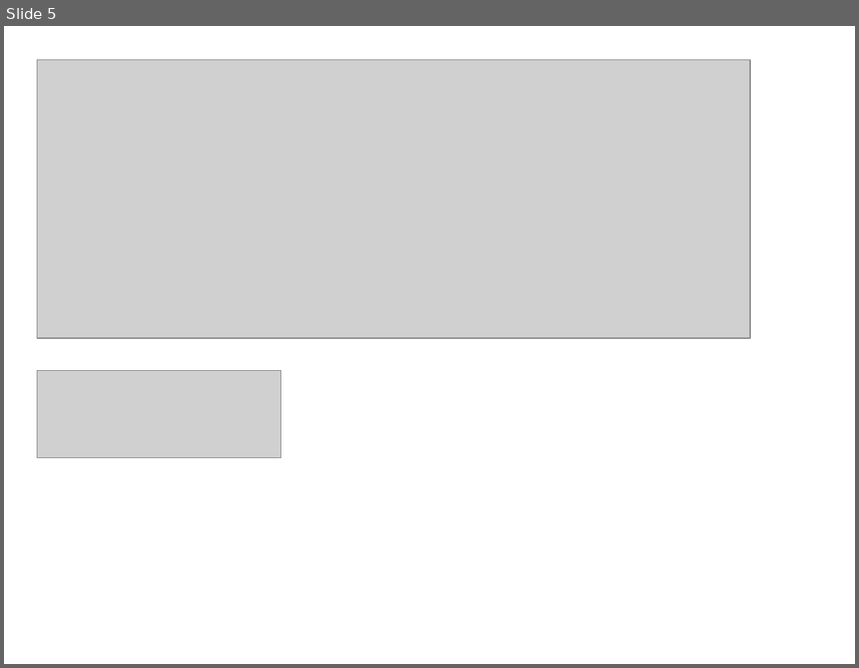
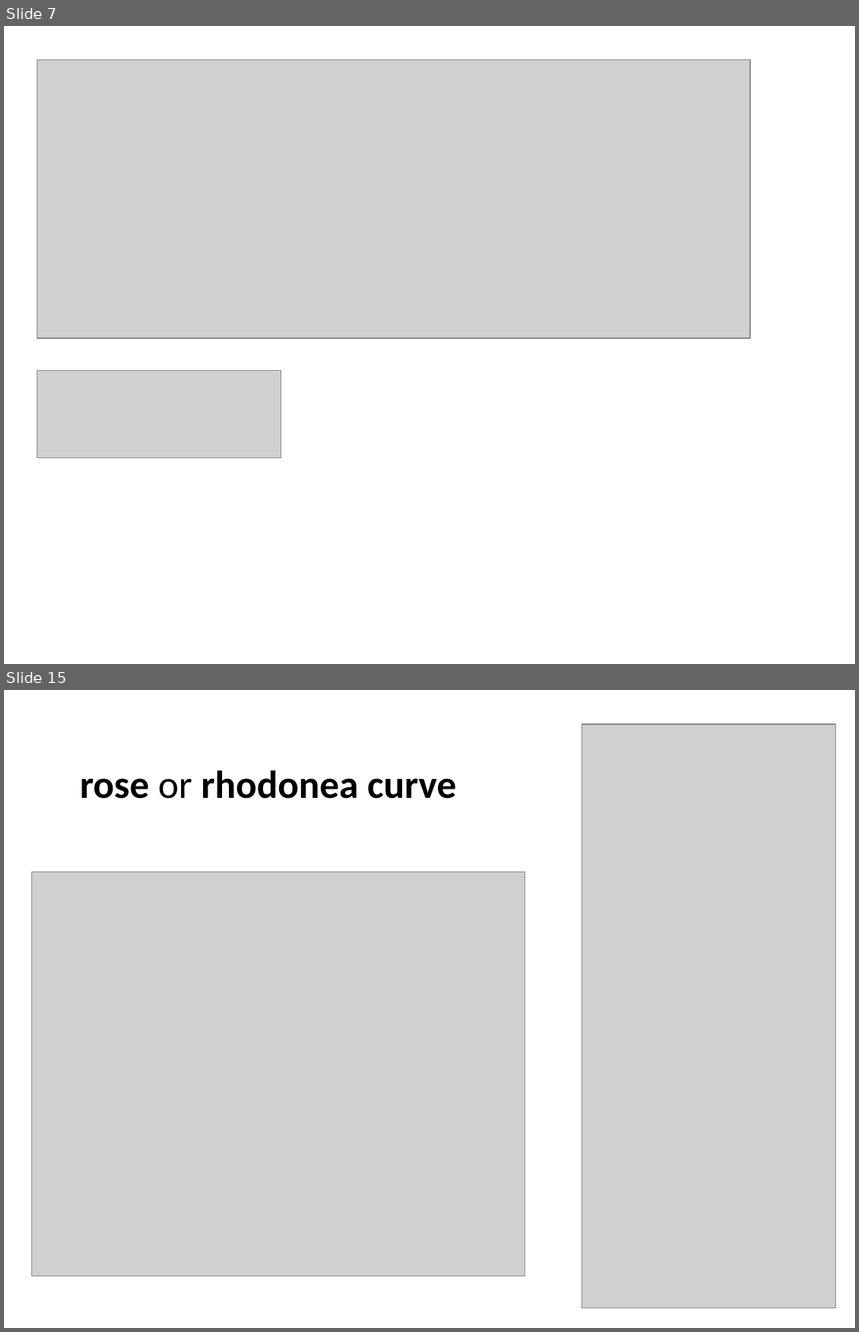
Before and after one commit to jyunming-chen/node-study, a slide deck: study.pptx. Shown one above the other, each under a label of ours: slide 5 before the commit, slides 7 and 15 after it; the slides between them are not shown. The pictures are 859x668 and 859x1332 pixels, drawn with LibreOffice and Linux fonts; fonts in the diff are those of the drawing; grey boxes stand for pictures. Boxes give left, top, right and bottom in pixels: in the first picture for what was removed or moved away, otherwise in the second. Text is boxed around its words. In the diff, an @@ line names an element or a change of style, - is before the commit and + after.

```diff
--- a/study.pptx
+++ b/study.pptx
@@ slide 15 added at (4,690,855,1328), background #FFFFFF @@
@@ picture added at (582,724,836,1308) @@
@@ title added at (80,771,456,799), 33 pt, text #000000, bold @@
+rose or rhodonea curve
@@ picture added at (32,872,525,1277) @@
@@ what was slide 5 is now slide 7 @@
```
Also in this commit, not shown: 3 slides changed, 9 other slides added, 4 slides removed, 17 other files.
